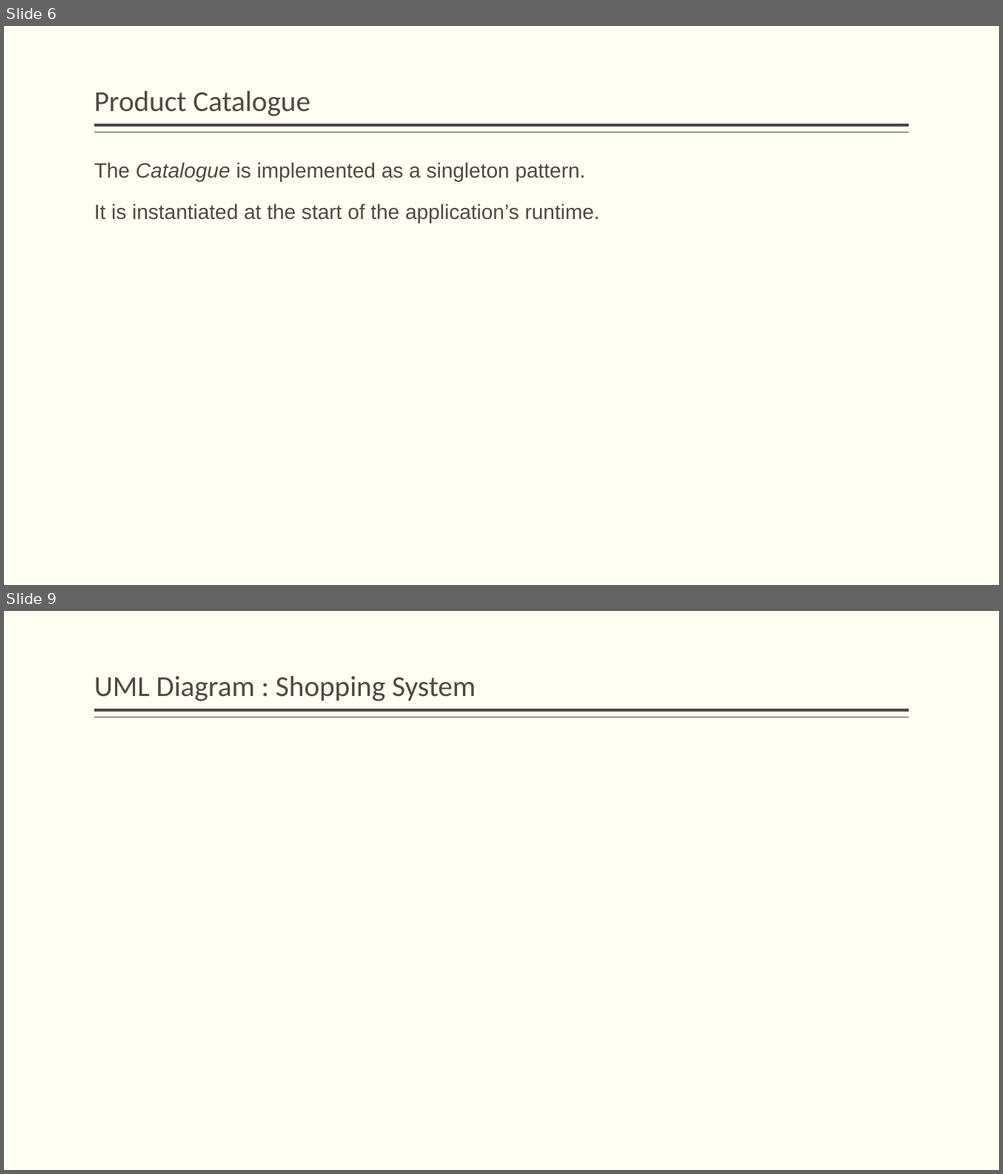
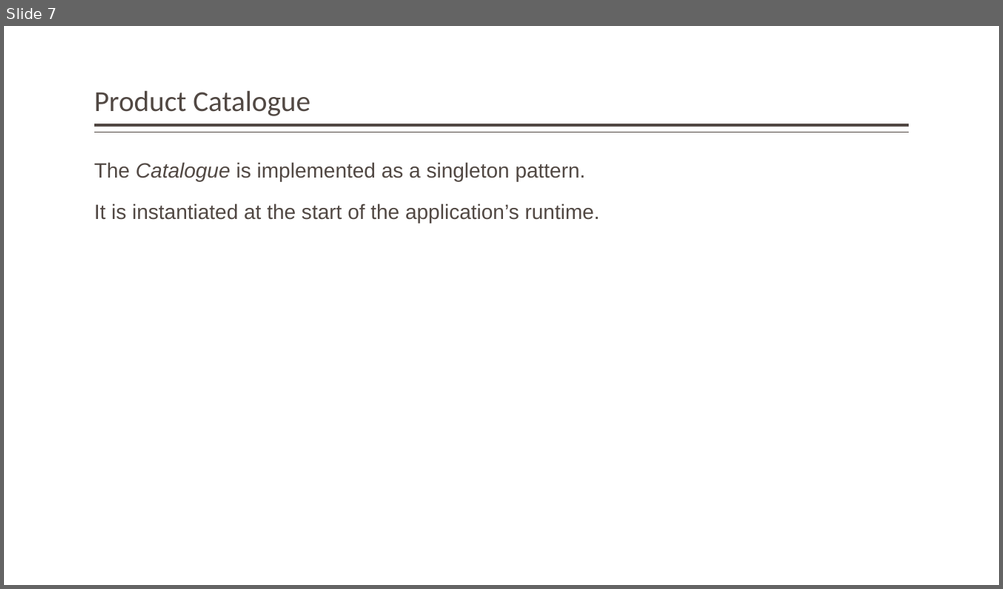
Before and after one commit to StateControlled/SE450_Final_Project, a slide deck: Final Project.pptx. Shown one above the other, each under a label of ours: slides 6 and 9 before the commit, slide 7 after it; the slides between them are not shown. The pictures are 1003x1174 and 1003x589 pixels, drawn with LibreOffice and Linux fonts; fonts in the diff are those of the drawing. Boxes give left, top, right and bottom in pixels: in the first picture for what was removed or moved away, otherwise in the second. Text is boxed around its words. In the diff, an @@ line names an element or a change of style, - is before the commit and + after.

```diff
--- a/Final Project.pptx
+++ b/Final Project.pptx
@@ slide 9 removed at bbox=[4, 611, 999, 1170], background #FFFFF3; not listed: 2 template elements that a slide beside it also shows @@
@@ title removed at bbox=[94, 675, 475, 701] @@
-UML Diagram : Shopping System
@@ what was slide 6 is now slide 7 @@
```
Also in this commit, not shown: 10 other slides changed, 4 slides added, 5 other slides removed, 11 other files.
